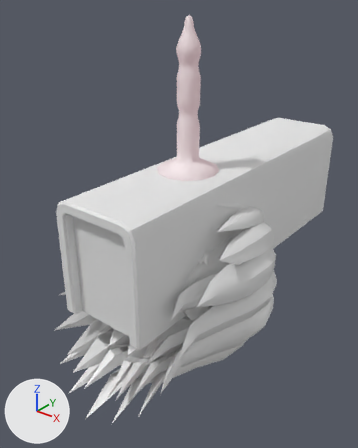
What one commit did to the Blender file animations/Girl_ToyA/Girl_ToyA_A2_P2.blend.
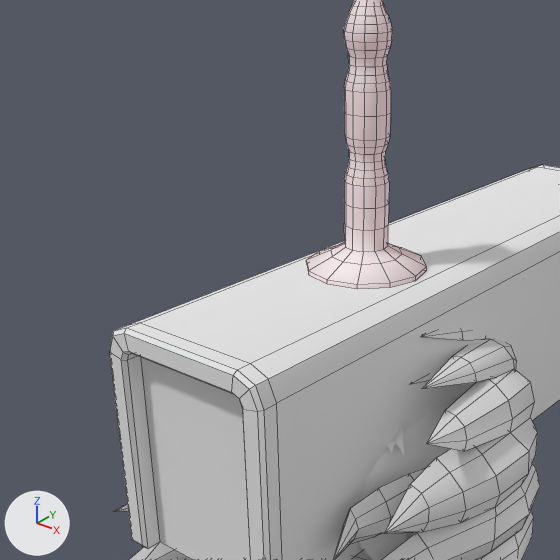
There are two pictures of each version: one whole from a camera (50 mm lens) standing at (0.576, -0.775, 0.576) and looking at (-0.162, 0.148, 0.004), one close up on the part from 0% to 80% of the width and 7% to 72% of the height. Arrows for +X, +Y and +Z are at lower left; the lights stay in place. The close-ups show mesh edges as thin lines.

Objects in the first close-up: 'hair.girl', 'hassock.toyA', 'head.girl', 'toyA'.
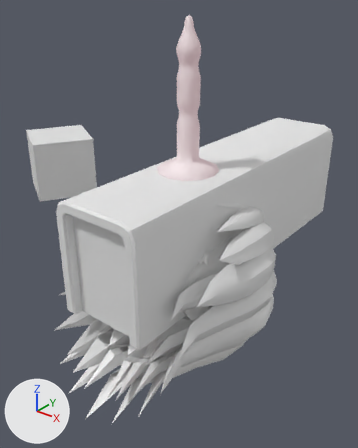
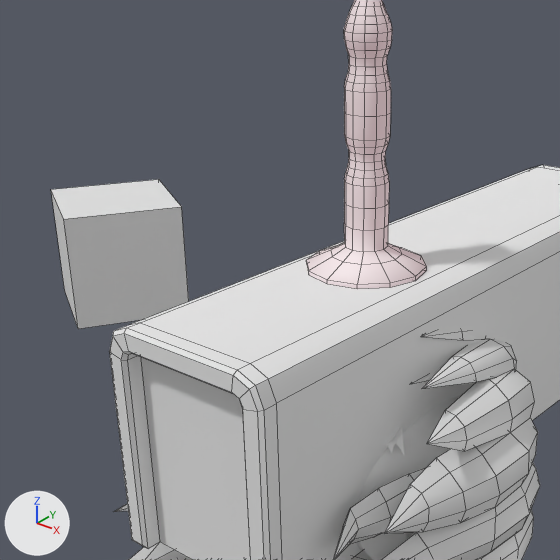
What differs and where, as boxes (x1, y1, x2, y2) in the close-ups (560 x 560 px):
'Control_Railing', added: after (51, 179, 189, 329)

Diff of the bpy script that builds the scene:
```diff
--- a/animations/Girl_ToyA/Girl_ToyA_A2_P2.blend.py
+++ b/animations/Girl_ToyA/Girl_ToyA_A2_P2.blend.py
@@ me_cube @@
+me_cube.from_pydata(...)  # a box spanning x -0.1..0.1, y -0.1..0.1, z -0.1..0.1
@@ ob_control_railing @@
+ob_control_railing = bpy.data.objects.new('Control_Railing', me_cube)
+ob_control_railing.location = (-0.816, 0.291, 0.0)
+ob_control_railing.rotation_euler = (0.0, 0.0, 1.047)  # degrees (0, 0, 60)
```
